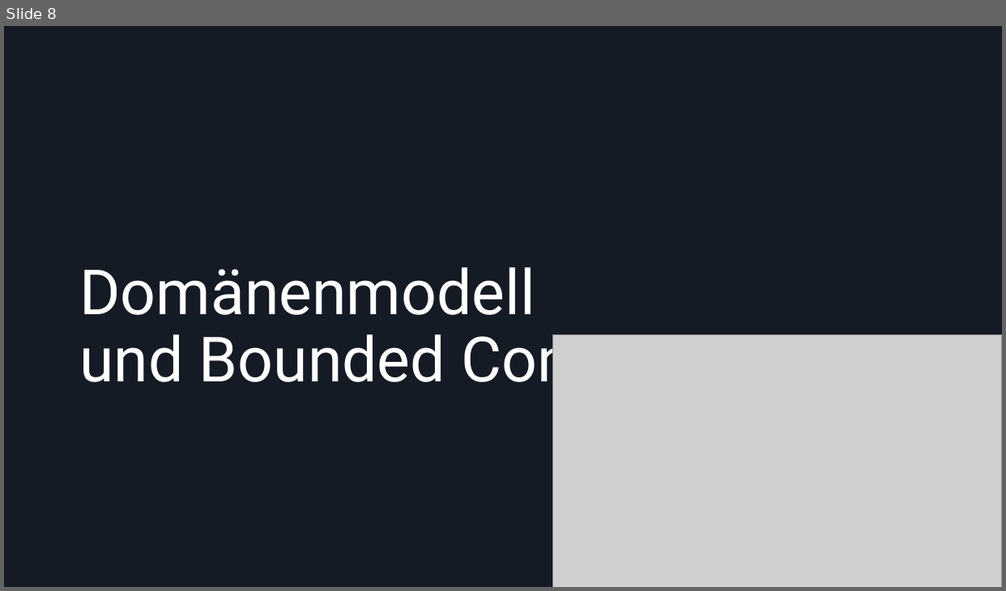
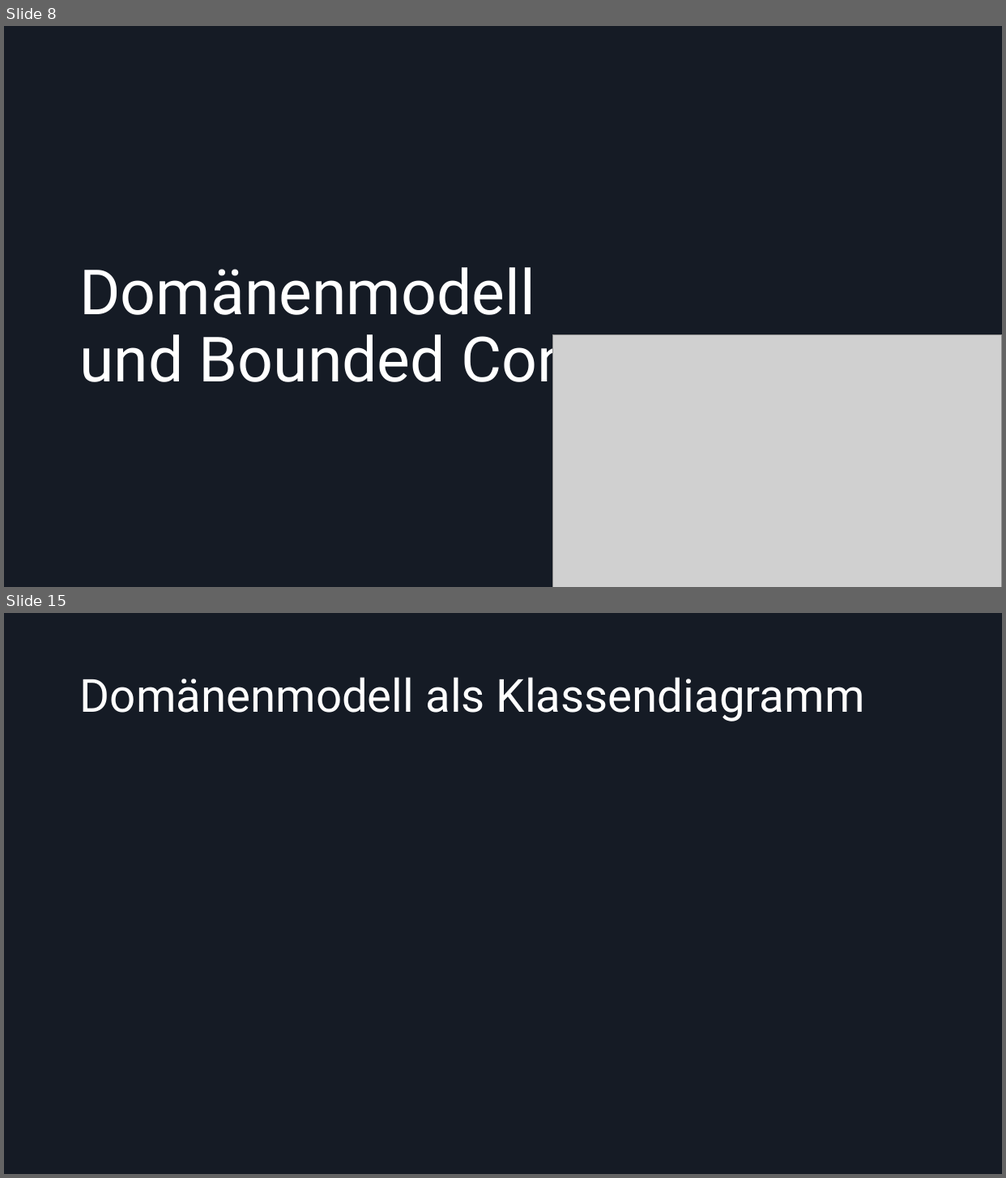
Before and after one commit to Dolokan/MSE_Roguelike, a slide deck: Moderne Softwareentwicklung Zwischenpräsentation.pptx. Shown one above the other, each under a label of ours: slide 8 before the commit, slides 8 and 15 after it; the slides between them are not shown. The pictures are 1006x591 and 1006x1178 pixels, drawn with LibreOffice and Linux fonts; fonts in the diff are those of the drawing; grey boxes stand for pictures. Boxes give left, top, right and bottom in pixels: in the first picture for what was removed or moved away, otherwise in the second. Text is boxed around its words. In the diff, an @@ line names an element or a change of style, - is before the commit and + after.

```diff
--- a/Moderne Softwareentwicklung Zwischenpräsentation.pptx
+++ b/Moderne Softwareentwicklung Zwischenpräsentation.pptx
@@ slide 15 added at [4, 613, 1002, 1174], background #151B25 @@
@@ title added at [80, 677, 865, 722], 44 pt, text #FFFFFF @@
+Domänenmodell als Klassendiagramm
```
Also in this commit, not shown: 2 slides changed, 10 other slides added, 2 slides removed.
